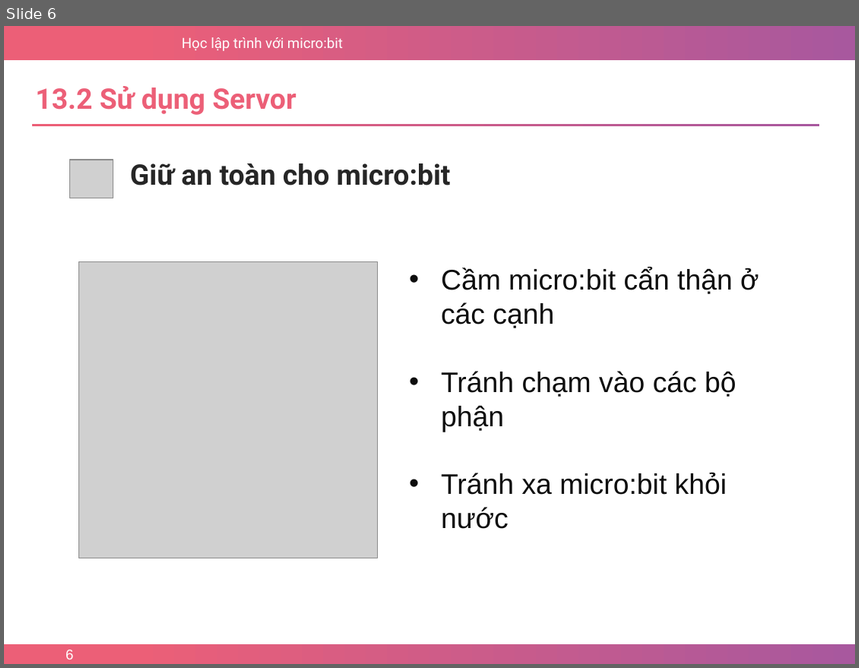
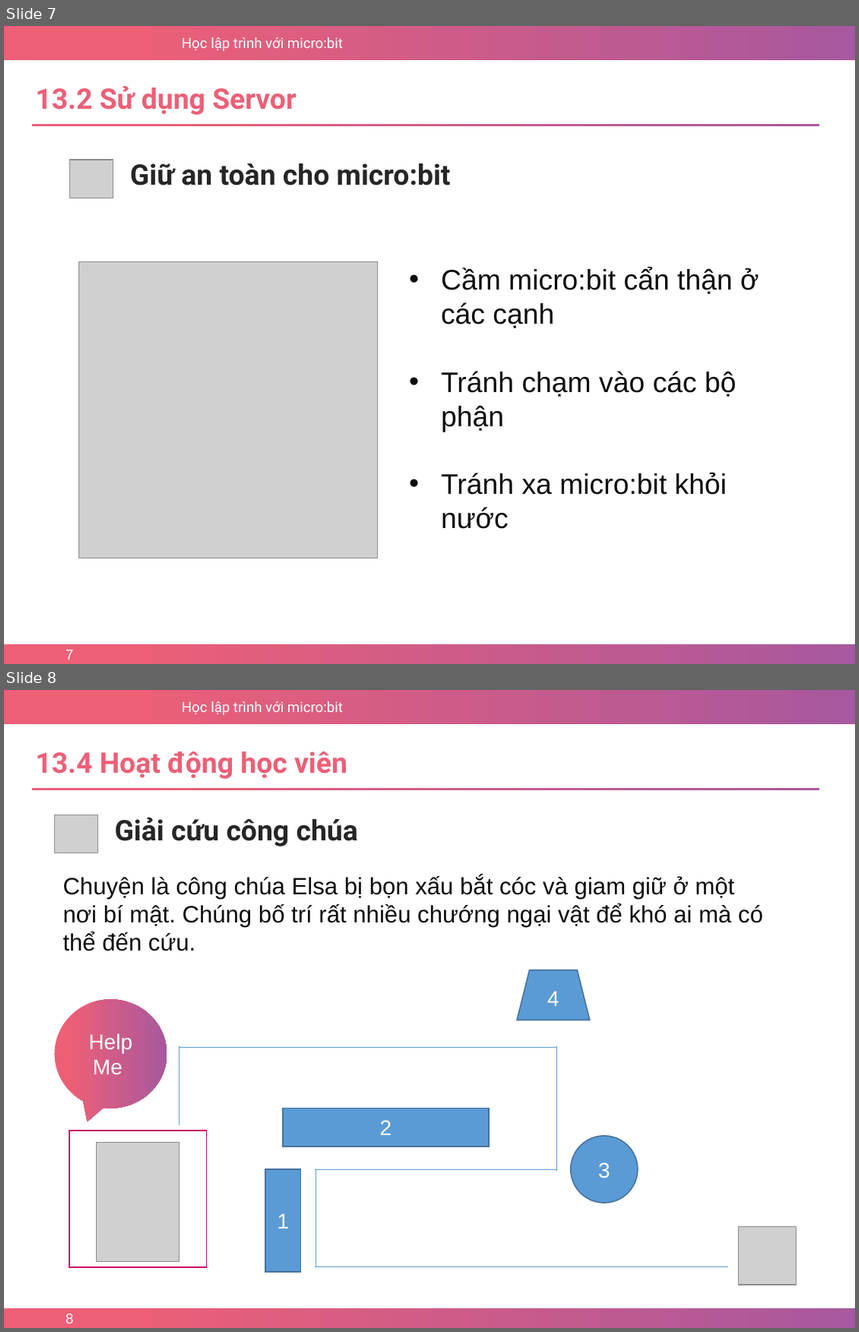
Before and after one commit to nhannn87dn/Learn-microbit, a slide deck: Lessions/Bai-15-Ultrasonic-Sensor/Bai-15-Ultrasonic-Sensor.pptx. Shown one above the other, each under a label of ours: slide 6 before the commit, slides 7 and 8 after it. The pictures are 859x668 and 859x1332 pixels, drawn with LibreOffice and Linux fonts; fonts in the diff are those of the drawing; grey boxes stand for pictures; background and template pictures are left out. Boxes give left, top, right and bottom in pixels: in the first picture for what was removed or moved away, otherwise in the second. Text is boxed around its words. In the diff, an @@ line names an element or a change of style, - is before the commit and + after.

```diff
--- a/Lessions/Bai-15-Ultrasonic-Sensor/Bai-15-Ultrasonic-Sensor.pptx
+++ b/Lessions/Bai-15-Ultrasonic-Sensor/Bai-15-Ultrasonic-Sensor.pptx
@@ slide 8 added at (x1=4, y1=690, x2=855, y2=1328), background #FFFFFF; not listed: 3 template elements that a slide beside it also shows @@
@@ text added at (x1=35, y1=752, x2=348, y2=779), 24 pt, text #EC5F77, bold @@
+13.4 Hoạt động học viên
@@ rectangle added at (x1=32, y1=788, x2=819, y2=790), fill gradient #EC5F77 to #A8589E @@
@@ picture added at (x1=54, y1=815, x2=97, y2=853) @@
@@ text added at (x1=115, y1=817, x2=358, y2=847), 24 pt, text #262626, bold @@
+Giải cứu công chúa
@@ text added at (x1=63, y1=875, x2=763, y2=951), 20 pt, text #0D0D0D @@
+Chuyện là công chúa Elsa bị bọn xấu bắt cóc và giam giữ ở một nơi bí mật. Chúng bố trí rất nhiều chướng ngại vật để khó ai mà có thể đến cứu.
@@ trapezoid added at (x1=517, y1=970, x2=591, y2=1021), fill #5B9BD5, outline #43739E 1 pt, 18 pt, text #FFFFFF @@
+4
@@ speech bubble added at (x1=54, y1=1000, x2=167, y2=1109), fill gradient #EC5F77 to #A8589E, 18 pt, text #FFFFFF @@
+Help
+Me
@@ line added from (557, 1047) to (180, 1047), #5B9BD5 0.5 pt @@
@@ line added from (180, 1125) to (180, 1046), #5B9BD5 0.5 pt @@
@@ line added from (557, 1171) to (557, 1046), #5B9BD5 0.5 pt @@
@@ rectangle added at (x1=283, y1=1109, x2=489, y2=1147), fill #5B9BD5, outline #43739E 1 pt, 18 pt, text #FFFFFF @@
+2
@@ rectangle added at (x1=69, y1=1131, x2=207, y2=1268), outline #CD0065 1 pt @@
@@ picture added at (x1=97, y1=1143, x2=180, y2=1262) @@
@@ ellipse added at (x1=571, y1=1136, x2=638, y2=1203), fill #5B9BD5, outline #43739E 1 pt, 18 pt, text #FFFFFF @@
+3
@@ rectangle added at (x1=265, y1=1170, x2=300, y2=1272), fill #5B9BD5, outline #43739E 1 pt, 18 pt, text #FFFFFF @@
+1
@@ line added from (557, 1170) to (315, 1170), #5B9BD5 0.5 pt @@
@@ line added from (316, 1267) to (316, 1170), #5B9BD5 0.5 pt @@
@@ picture added at (x1=739, y1=1227, x2=797, y2=1285) @@
@@ line added from (728, 1267) to (315, 1267), #5B9BD5 0.5 pt @@
@@ page number added at (x1=66, y1=1314, x2=73, y2=1324), 12 pt, text #FFFFFF @@
+8
@@ what was slide 6 is now slide 7 @@
@@ page number at (x1=66, y1=650, x2=73, y2=660): text changed @@
-6
+7
```
Also in this commit, not shown: 1 slide changed, 6 other slides added, 5 slides removed, 1 other file.
